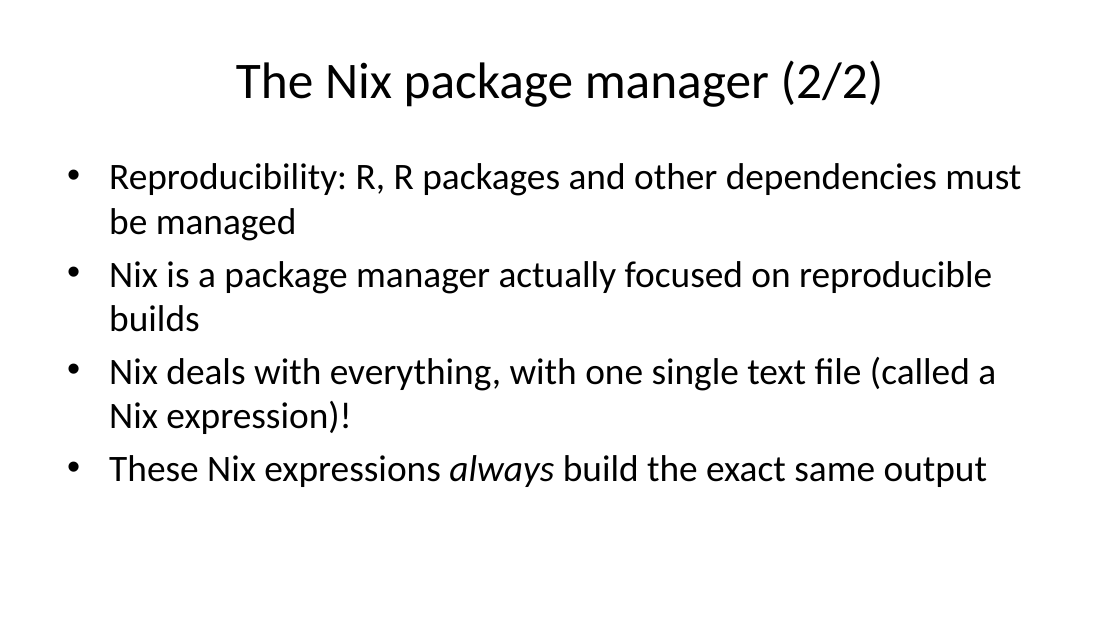
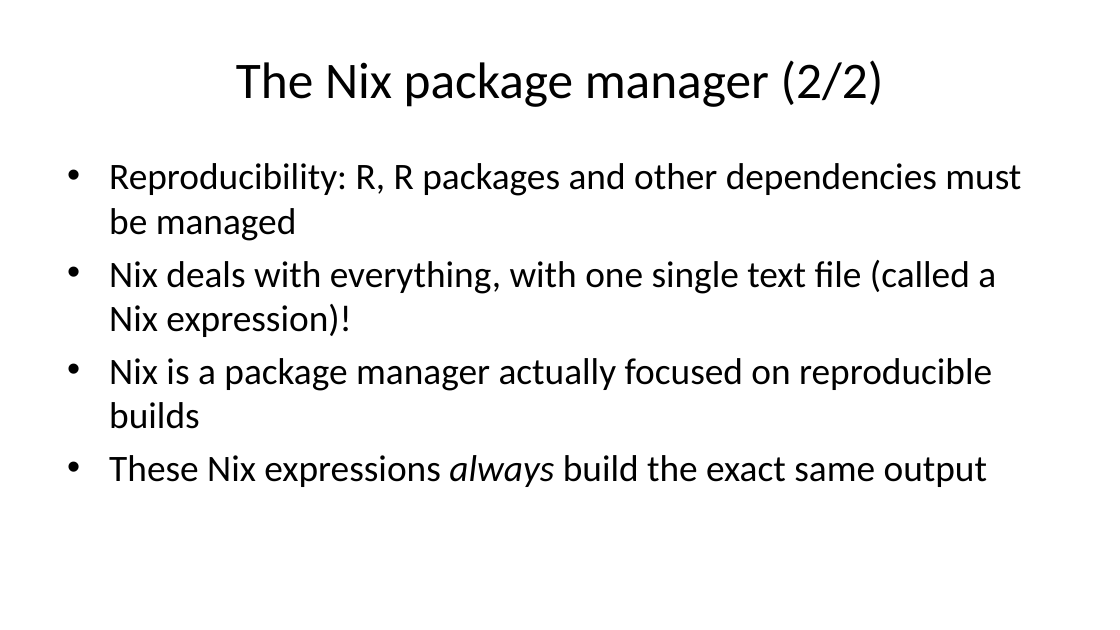
Before and after one commit to b-rodrigues/repro_basf, a slide deck: slide 22 of docs/index.pptx (slide 25 before the commit). Drawn at 1120x630 pixels with LibreOffice and Linux fonts; fonts in the diff are those of the drawing. Boxes give left, top, right and bottom in pixels: in the first picture for what was removed or moved away, otherwise in the second. Text is boxed around its words. In the diff, an @@ line names an element or a change of style, - is before the commit and + after.

```diff
--- a/docs/index.pptx
+++ b/docs/index.pptx
@@ text at <box>109,260,996,337</box>: paragraph added @@
+• Nix deals with everything, with one single text file (called a Nix expression)!
@@ text at <box>109,357,996,434</box>: paragraph removed @@
-• Nix deals with everything, with one single text file (called a Nix expression)!
```
Also in this commit, not shown: 11 other slides changed, 1 slide added, 5 slides removed, 17 other files.
